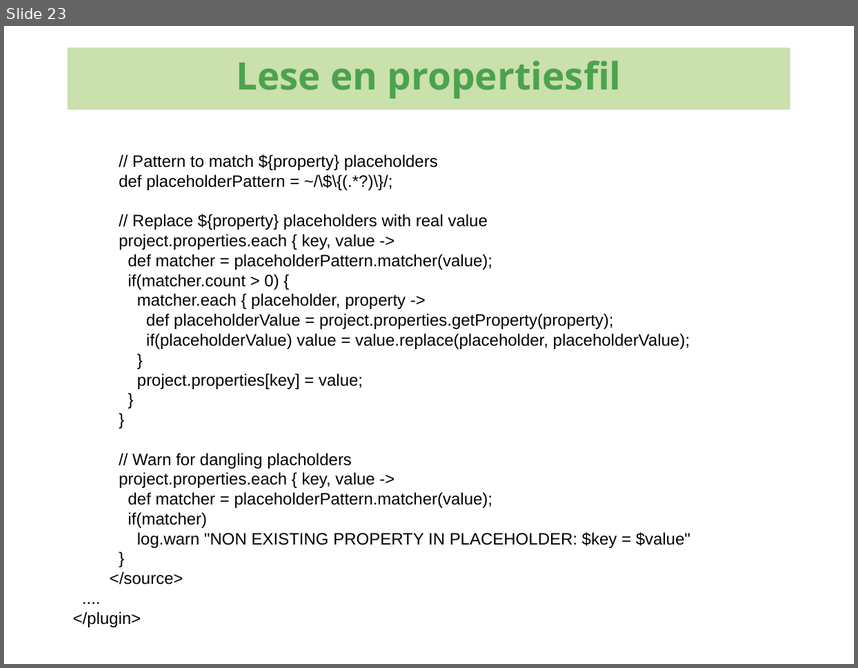
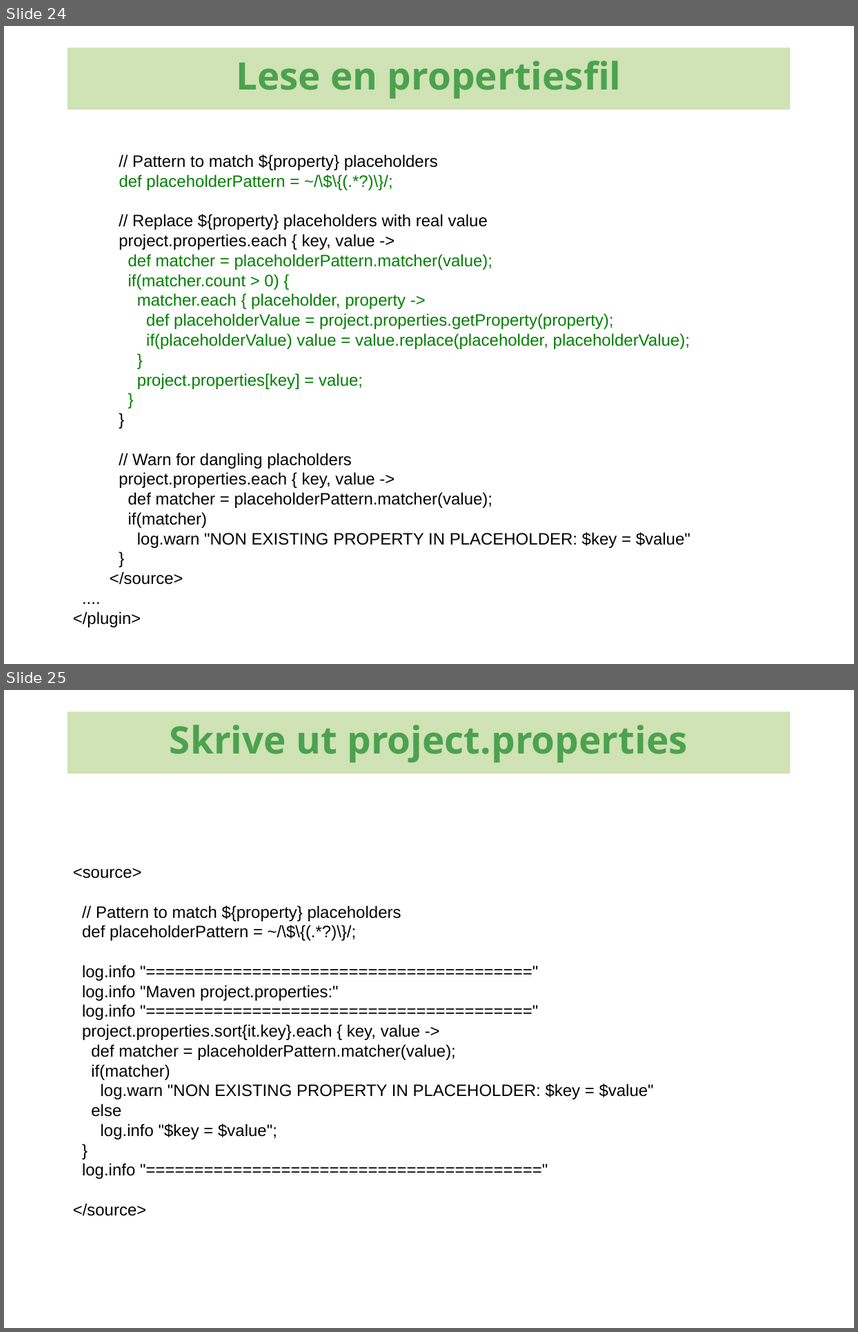
Before and after one commit to kenglxn/seam-maven-refimpl, a slide deck: sandbox/loo/gmaven-lynforedrag/gmaven-lynforedrag.odp. Shown one above the other, each under a label of ours: slide 23 before the commit, slides 24 and 25 after it. The pictures are 858x668 and 858x1332 pixels, drawn with LibreOffice and Linux fonts; fonts in the diff are those of the drawing; background and template pictures are left out. Boxes give left, top, right and bottom in pixels: in the first picture for what was removed or moved away, otherwise in the second. Text is boxed around its words. In the diff, an @@ line names an element or a change of style, - is before the commit and + after.

```diff
--- a/sandbox/loo/gmaven-lynforedrag/gmaven-lynforedrag.odp
+++ b/sandbox/loo/gmaven-lynforedrag/gmaven-lynforedrag.odp
@@ slide 25 added at [4,690,854,1328], background #FFFFFF; not listed: 1 template element that a slide beside it also shows @@
@@ rectangle added at [67,711,791,773], fill #CAE0AD at 90% opacity, 32 pt, text #4CA24E, bold @@
+Skrive ut project.properties
@@ text added at [73,868,654,1216], 14 pt, text #000000 @@
+<source>
+// Pattern to match ${property} placeholders
+def placeholderPattern = ~/\$\{(.*?)\}/;
+log.info "========================================"
+log.info "Maven project.properties:"
+log.info "========================================"
+project.properties.sort{it.key}.each { key, value ->
+def matcher = placeholderPattern.matcher(value);
+if(matcher)
+log.warn "NON EXISTING PROPERTY IN PLACEHOLDER: $key = $value"
+else
+log.info "$key = $value";
+}
+log.info "========================================="
+</source>
@@ what was slide 23 is now slide 24 @@
@@ slide 24 changed as well @@
@@ text at [119,174,690,389]: text colour #000000 to #008000 in "def placeholderPattern = ~/\$\{(.*?)\}/;", "def matcher = placeholderPattern.matcher(value);", "if(matcher.count > 0) {", "matcher.each { placeholder, property ->" and 5 more places @@
```
Also in this commit, not shown: 27 other slides changed, 1 other slide added, 5 other files.
